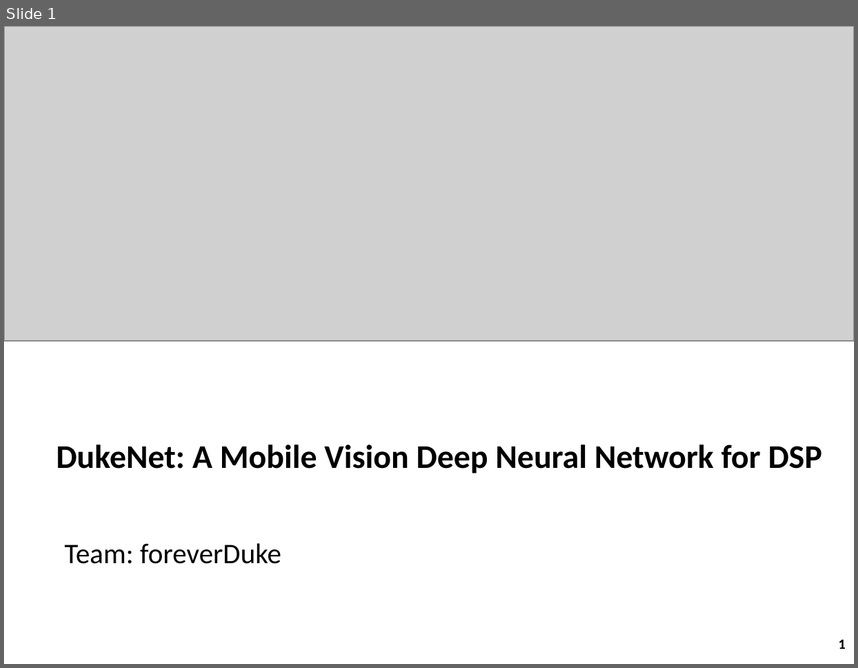
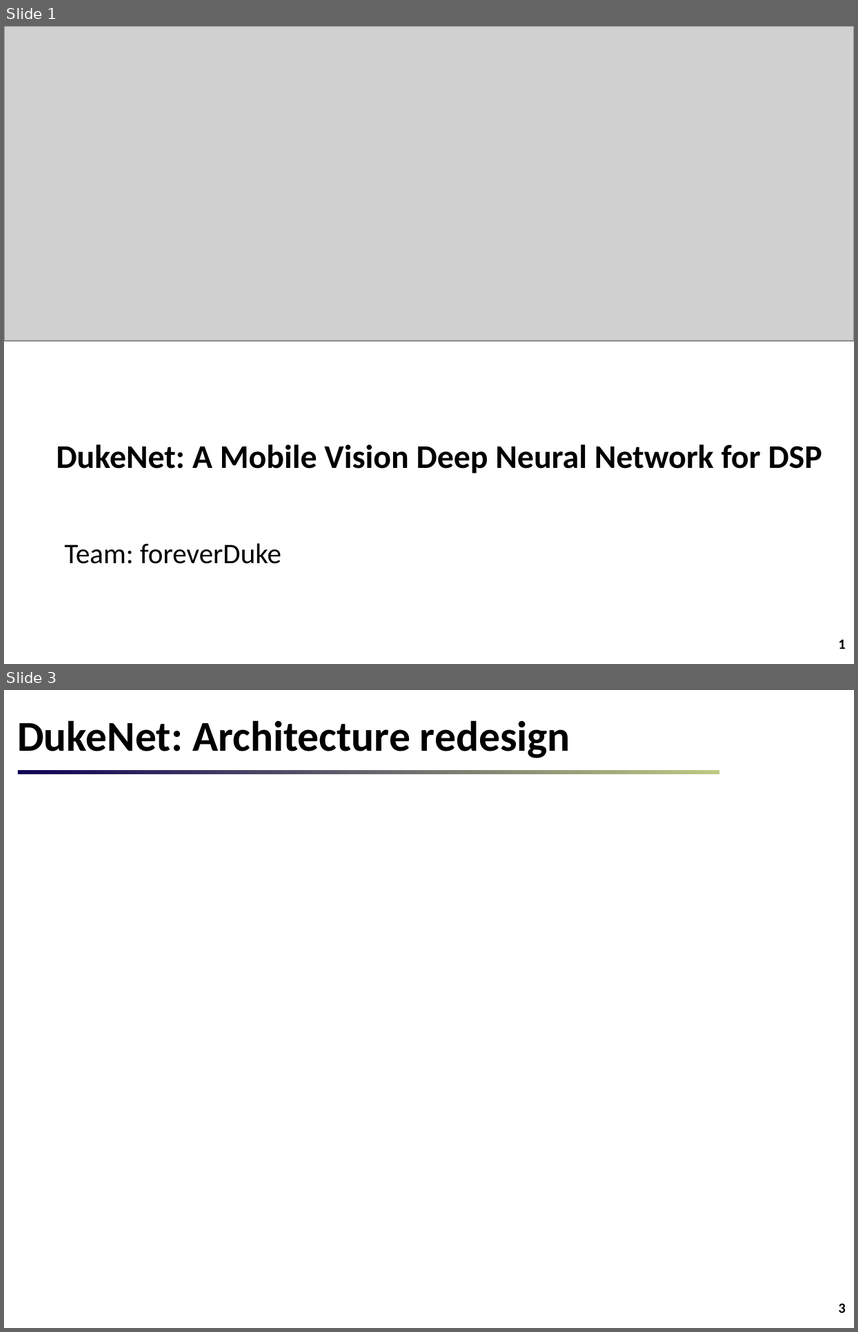
Before and after one commit to newwhitecheng/dukenet, a slide deck: g3doc/dukenet_presentation.pptx. Shown one above the other, each under a label of ours: slide 1 before the commit, slides 1 and 3 after it; the slides between them are not shown. The pictures are 858x668 and 858x1332 pixels, drawn with LibreOffice and Linux fonts; fonts in the diff are those of the drawing; grey boxes stand for pictures. Boxes give left, top, right and bottom in pixels: in the first picture for what was removed or moved away, otherwise in the second. Text is boxed around its words. In the diff, an @@ line names an element or a change of style, - is before the commit and + after.

```diff
--- a/g3doc/dukenet_presentation.pptx
+++ b/g3doc/dukenet_presentation.pptx
@@ slide 3 added at (4, 690, 854, 1328), background #FFFFFF; not listed: 1 template element that a slide beside it also shows @@
@@ title added at (17, 720, 570, 758), 36 pt, text #000000, bold @@
+DukeNet: Architecture redesign
@@ rectangle added at (18, 770, 720, 774), fill gradient #0F0055 to #BFC883 @@
```
Also in this commit, not shown: 2 slides changed, 1 other slide added, 1 slide removed.
